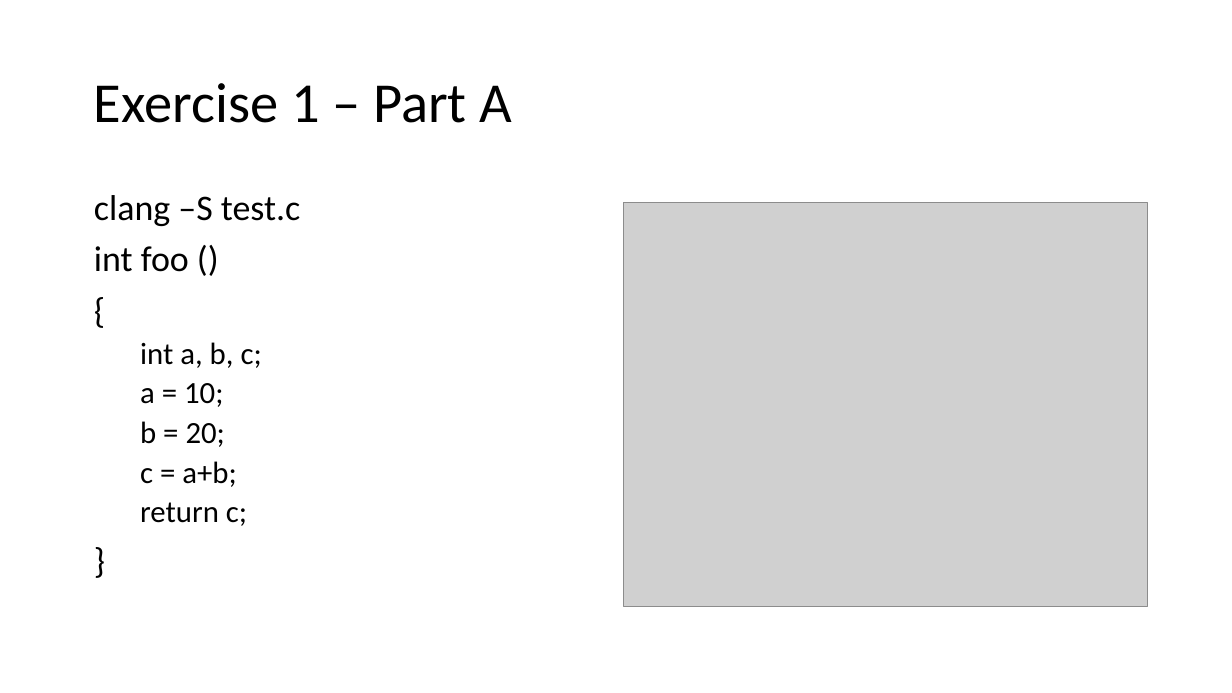
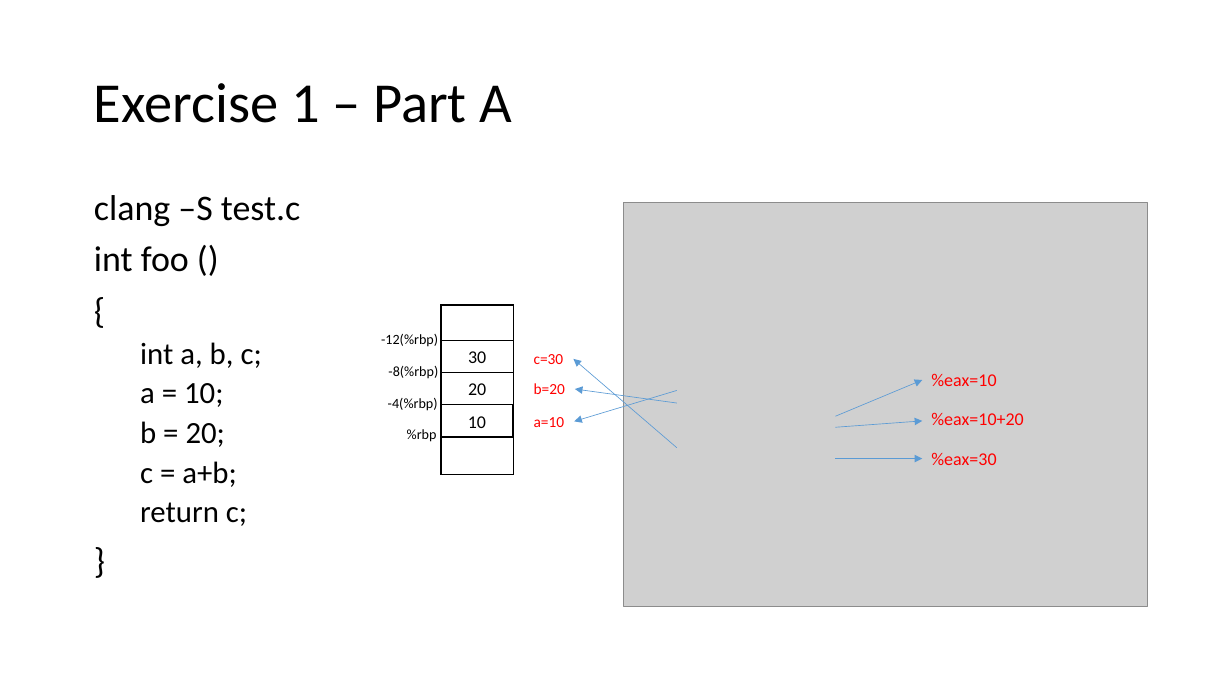
Before and after one commit to amy200377/class-compiler, a slide deck: slide 2 of ex01/ex01_ans.pptx. Drawn at 1232x693 pixels with LibreOffice and Linux fonts; fonts in the diff are those of the drawing; grey boxes stand for pictures. Boxes give left, top, right and bottom in pixels: in the first picture for what was removed or moved away, otherwise in the second. Text is boxed around its words. In the diff, an @@ line names an element or a change of style, - is before the commit and + after.

```diff
--- a/ex01/ex01_ans.pptx
+++ b/ex01/ex01_ans.pptx
@@ group added at <box>381,305,514,475</box>: 4 rectangles, 4 texts @@
+10
+20
+%rbp
+30
+-4(%rbp)
+-8(%rbp)
+-12(%rbp)
@@ text added at <box>534,354,564,364</box>, 12 pt, text #FF0000 @@
+c=30
@@ arrow added from (677, 448) to (574, 359), #5B9BD5 0.5 pt @@
@@ text added at <box>534,383,565,394</box>, 12 pt, text #FF0000 @@
+b=20
@@ arrow added from (677, 403) to (575, 389), #5B9BD5 0.5 pt @@
@@ arrow added from (836, 417) to (922, 380), #5B9BD5 0.5 pt @@
@@ text added at <box>931,373,996,386</box>, 14 pt, text #FF0000 @@
+%eax=10
@@ text added at <box>534,417,565,427</box>, 12 pt, text #FF0000 @@
+a=10
@@ arrow added from (677, 391) to (574, 421), #5B9BD5 0.5 pt @@
@@ text added at <box>931,412,1023,425</box>, 14 pt, text #FF0000 @@
+%eax=10+20
@@ arrow added from (836, 427) to (922, 421), #5B9BD5 0.5 pt @@
@@ arrow added from (836, 458) to (922, 458), #5B9BD5 0.5 pt @@
@@ text added at <box>931,452,996,465</box>, 14 pt, text #FF0000 @@
+%eax=30
```
Also in this commit, not shown: 2 other slides changed.
